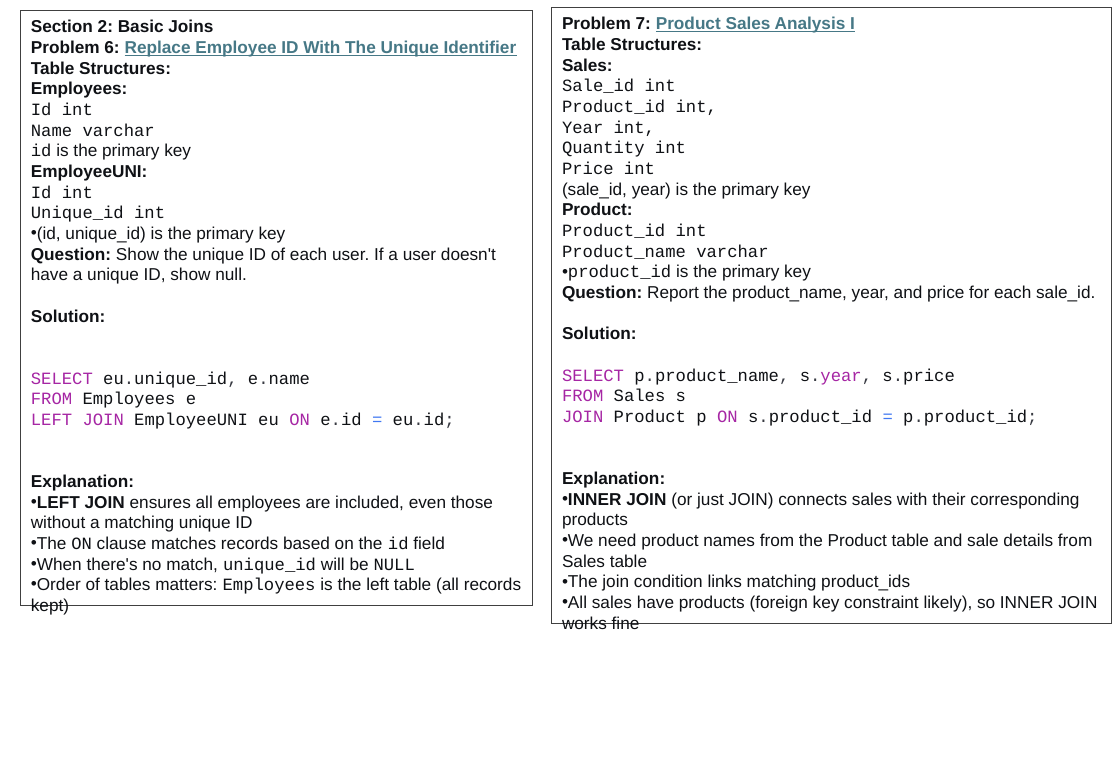
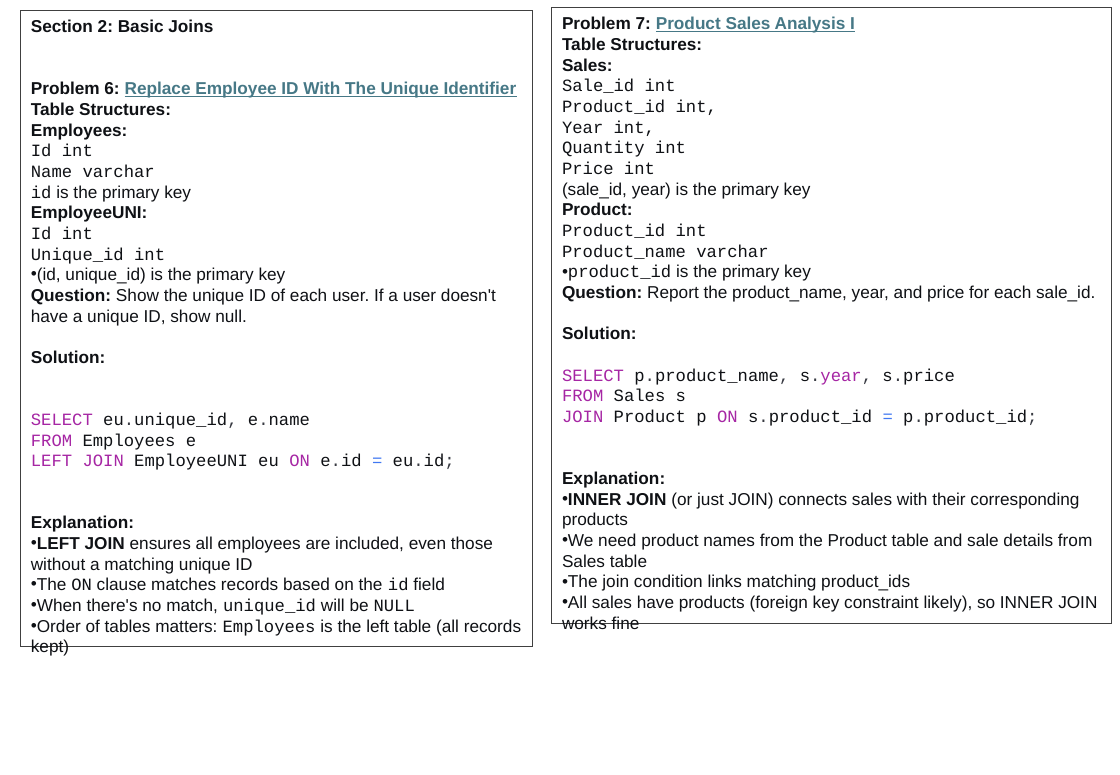
Before and after one commit to umalavanya/FullStackDevelopement_JavaSpring_SQL_ReactProjects, a slide deck: slide 4 of UmaTeachingMaterial/SQL/SQL-50-LeetCode.pptx. Drawn at 1120x775 pixels with LibreOffice and Linux fonts; fonts in the diff are those of the drawing. Boxes give left, top, right and bottom in pixels: in the first picture for what was removed or moved away, otherwise in the second. Text is boxed around its words. In the diff, an @@ line names an element or a change of style, - is before the commit and + after.

```diff
--- a/UmaTeachingMaterial/SQL/SQL-50-LeetCode.pptx
+++ b/UmaTeachingMaterial/SQL/SQL-50-LeetCode.pptx
@@ rectangle "Section 2: Basic Joins": place and size @@
-rectangle "Section 2: Basic Joins" at <box>21,10,534,606</box>
+rectangle "Section 2: Basic Joins" at <box>21,10,534,647</box>
```
